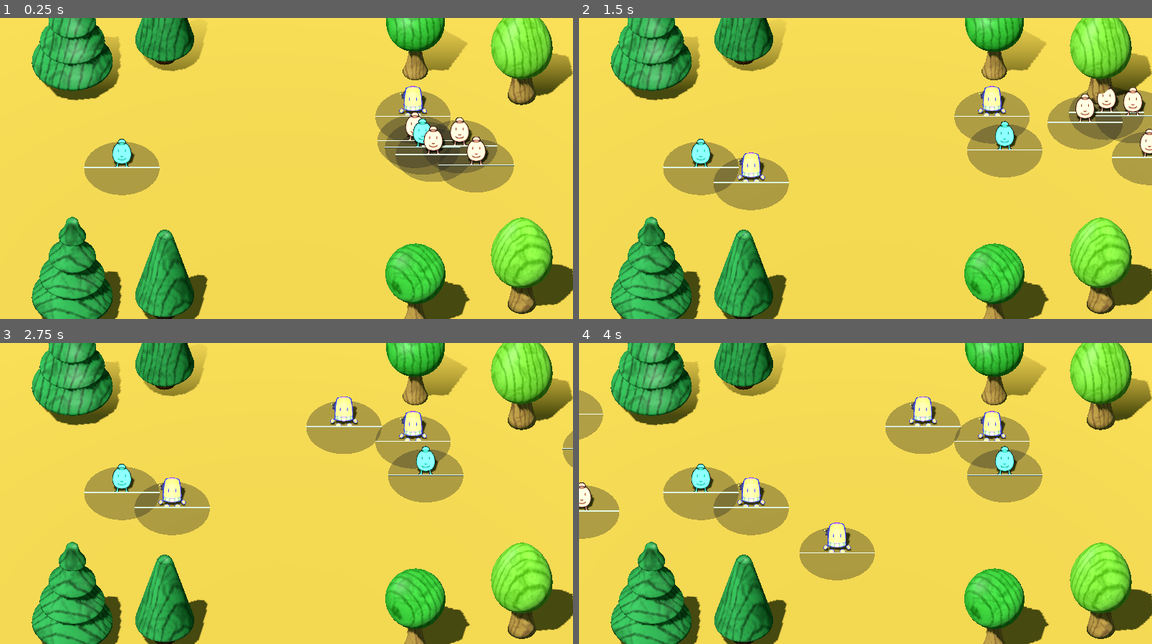
Above: before the commit, frames 1-4 (two rows, left to right).
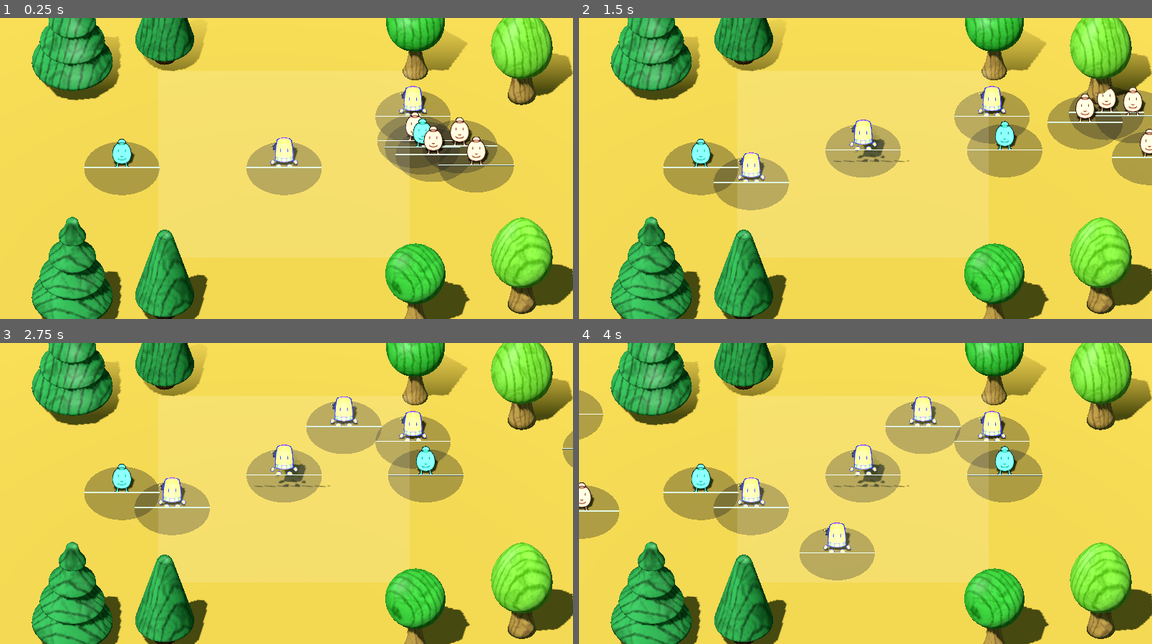
Above: after the commit, the same moments.

Repository: Rachel-Sherrick/TowerDefense
Game: Godot game, scene res://main.tscn
Same seed, same stepped clock (60 frames per second), same inputs: the game is played once before the commit and once after it.
Inputs (mouse positions are in pixels of both pictures, inside the frame that each line leads up to):
- Up to frame 1 (0.25 s): no input
- Up to frame 2 (1.5 s): tap Enter (ui_accept) at 0.5, 0.77 s; move the mouse to (991, 153) at 0.52 s; click (991, 153) at 0.67 s; move the mouse to (750, 183) at 1.27 s; click (750, 183) at 1.42 s
- Up to frame 3 (2.75 s): tap Enter (ui_accept) at 1.52 s; move the mouse to (343, 427) at 2.02 s; click (343, 427) at 2.17 s
- Up to frame 4 (4 s): move the mouse to (836, 553) at 2.77 s; click (836, 553) at 2.92 s; tap Enter (ui_accept) at 3.02, 3.77 s; move the mouse to (1037, 538) at 3.52 s; click (1037, 538) at 3.67 s

The runs differ from the first frame. In frame 1, 27% of the frame differs, in the area x 27-72%, y 17-80%; in frame 2, 26%; in frame 3, 26%; in frame 4, 26%.

Commit message:
Created MainField

Diff:
--- a/main.tscn
+++ b/main.tscn
@@ -30,6 +30,17 @@
 tonemap_mode = 2
 
 [sub_resource type="BoxShape3D" id="BoxShape3D_h2yge"]
+size = Vector3(20, 2, 20)
+
+[sub_resource type="BoxShape3D" id="BoxShape3D_4c57u"]
+size = Vector3(20, 2, 20)
+
+[sub_resource type="StandardMaterial3D" id="StandardMaterial3D_efxa6"]
+transparency = 1
+albedo_color = Color(0.95686275, 1, 0.9372549, 0.14901961)
+
+[sub_resource type="BoxMesh" id="BoxMesh_dg77c"]
+material = SubResource("StandardMaterial3D_efxa6")
 size = Vector3(20, 2, 20)
 
 [node name="Main" type="Node" unique_id=1776296673]
@@ -115,7 +126,16 @@
 [node name="CollisionShape3D" type="CollisionShape3D" parent="MainField" unique_id=2063056620]
 shape = SubResource("BoxShape3D_h2yge")
 
+[node name="MainField" type="Area3D" parent="MainField" unique_id=278710084]
+
+[node name="CollisionShape3D" type="CollisionShape3D" parent="MainField/MainField" unique_id=2107546024]
+shape = SubResource("BoxShape3D_4c57u")
+
+[node name="MeshInstance3D" type="MeshInstance3D" parent="MainField/MainField" unique_id=1422258697]
+mesh = SubResource("BoxMesh_dg77c")
+
 [node name="towerPlacement" parent="." unique_id=666569105 instance=ExtResource("4_1bvp3")]
+
 [node name="Trees" type="Node" parent="." unique_id=1611541056]
 
 [node name="WoodTree12" parent="Trees" unique_id=669732448 instance=ExtResource("5_272bh")]
@@ -142,5 +162,5 @@
 [node name="WoodTree44" parent="Trees" unique_id=1470201086 instance=ExtResource("6_kek77")]
 transform = Transform3D(0.4705501, 0, -1.2653387, 0, 1.3499998, 0, 1.2653387, 0, 0.4705501, 18.913647, 6.1, 15.274525)
 
-[node name="Warrior" parent="." unique_id=1210425893 instance=ExtResource("3_1bvp3")]
+[node name="Warrior2" parent="." unique_id=1210425893 instance=ExtResource("3_1bvp3")]
 transform = Transform3D(1, 0, 0, 0, 1, 0, 0, 0, 1, 10.253868, -0.02395606, -5.8090324)
